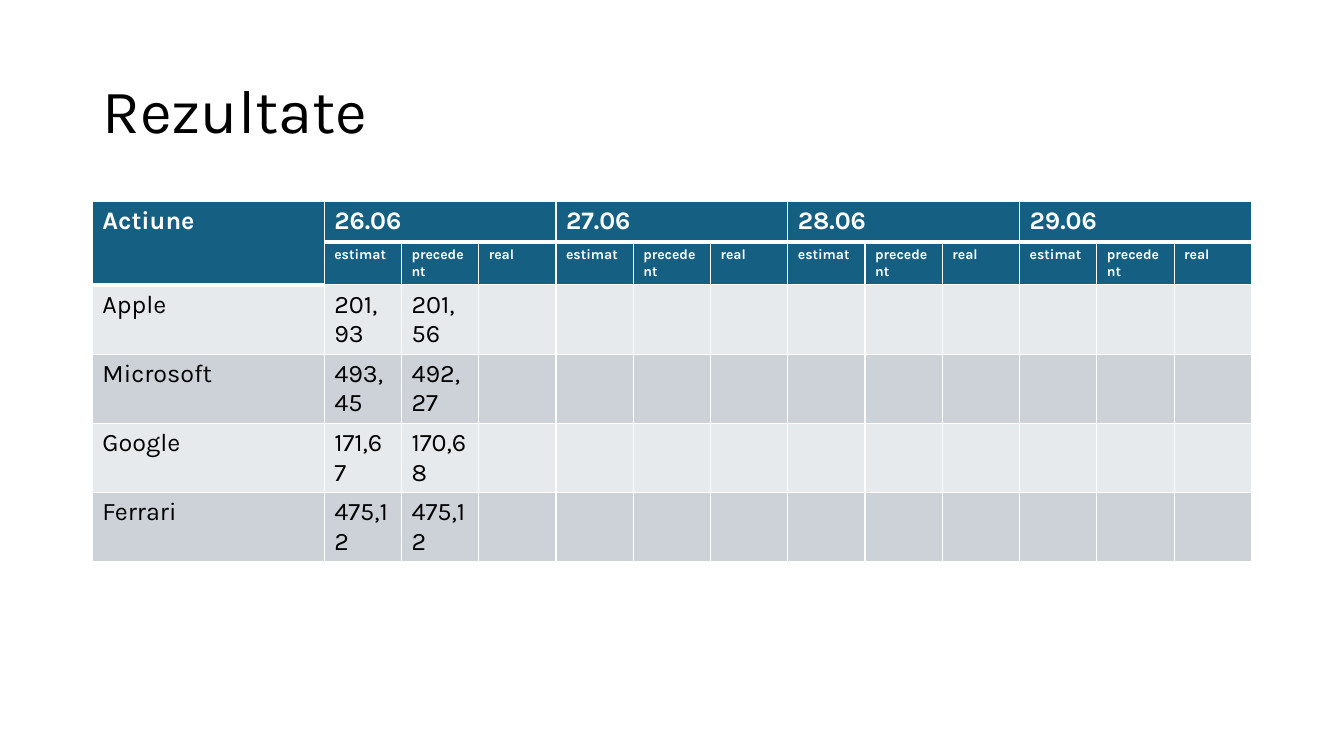
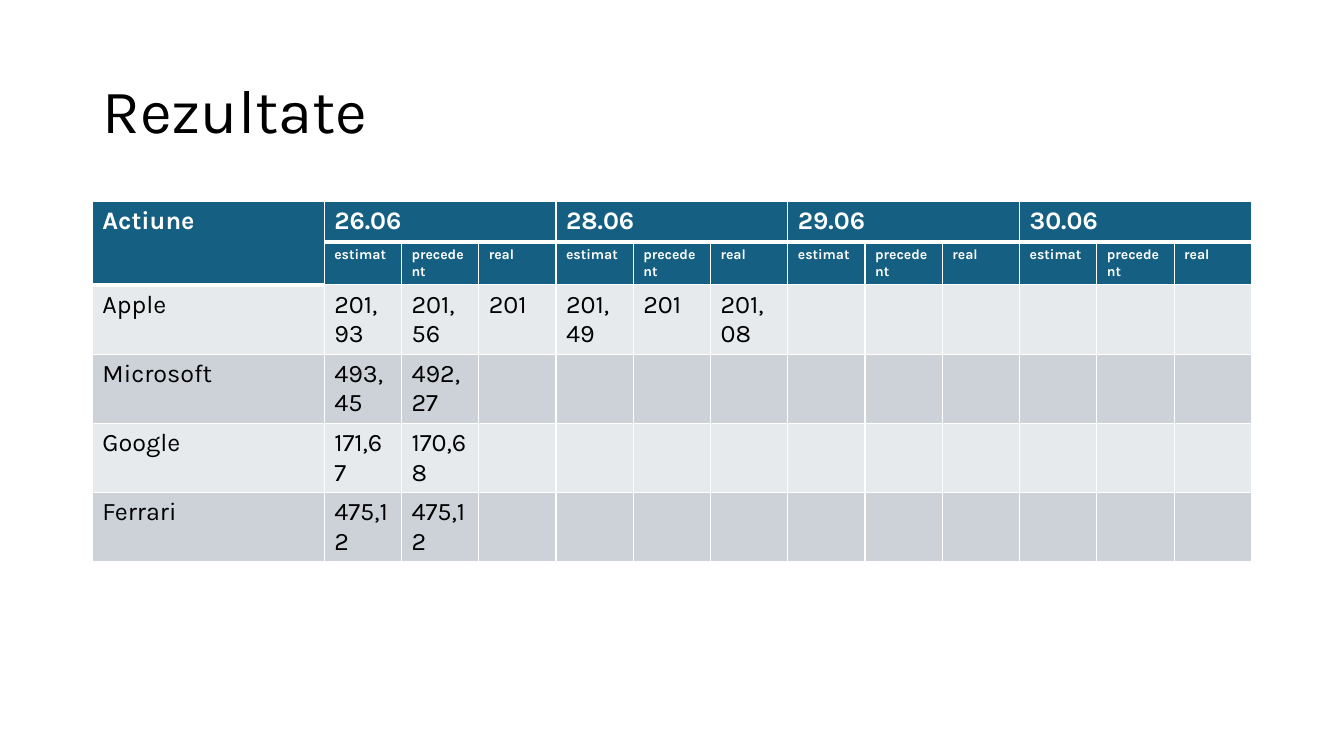
Before and after one commit to nasturas/LSTM, a slide deck: slide 10 of Doc/Prezicere pret actiuni.pptx. Drawn at 1344x756 pixels with LibreOffice and Linux fonts; fonts in the diff are those of the drawing. Boxes give left, top, right and bottom in pixels: in the first picture for what was removed or moved away, otherwise in the second. Text is boxed around its words. In the diff, an @@ line names an element or a change of style, - is before the commit and + after.

```diff
--- a/Doc/Prezicere pret actiuni.pptx
+++ b/Doc/Prezicere pret actiuni.pptx
@@ table at (93, 202, 1256, 569) @@
-row 1: Actiune | 26.06 |  |  | 27.06 |  |  | 28.06 |  |  | 29.06 |  | 
+row 1: Actiune | 26.06 |  |  | 28.06 |  |  | 29.06 |  |  | 30.06 |  | 
-row 3: Apple | 201,93 | 201,56 |  |  |  |  |  |  |  |  |  | 
+row 3: Apple | 201,93 | 201,56 | 201 | 201,49 | 201 | 201,08 |  |  |  |  |  | 
```
Also in this commit, not shown: 1 other file.
